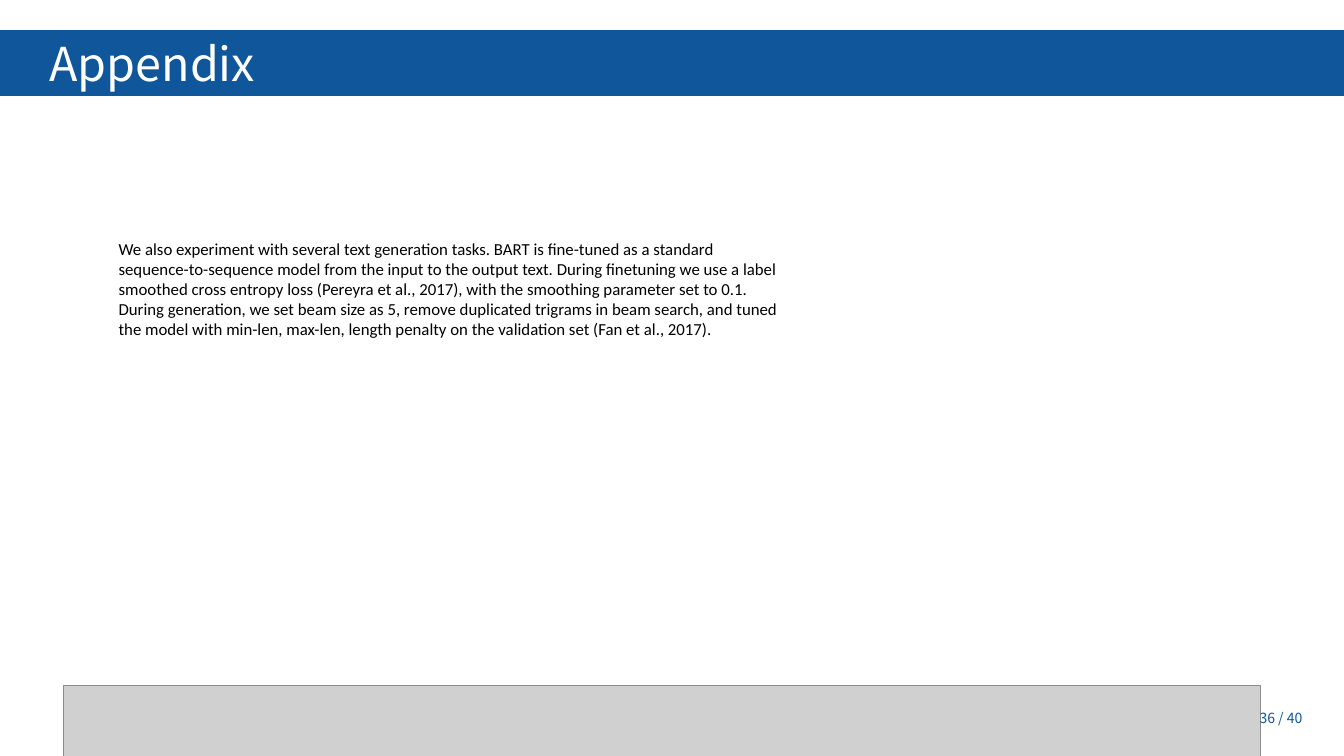
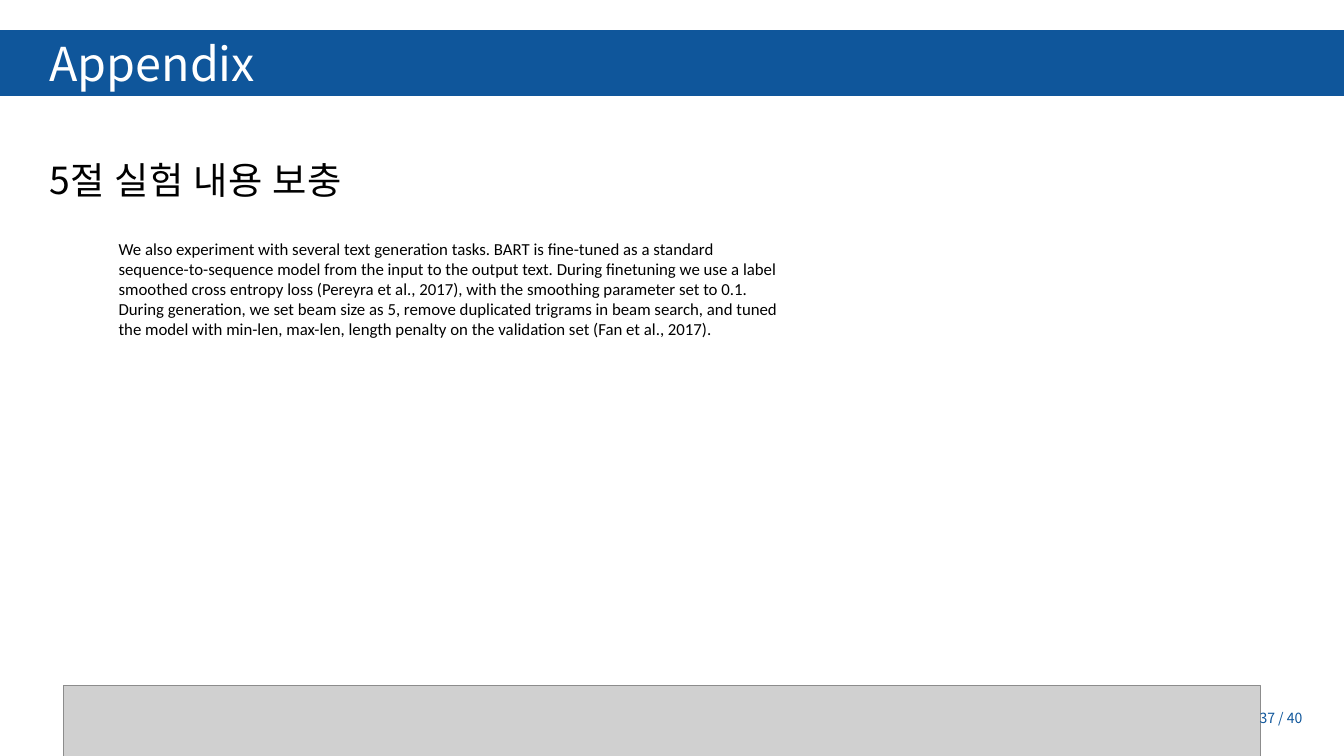
Before and after one commit to Tiabet/Paper-for-ML-DL, a slide deck: slide 37 of 세미나/BART_김정현.pptx (slide 36 before the commit). Drawn at 1344x756 pixels with LibreOffice and Linux fonts; fonts in the diff are those of the drawing; grey boxes stand for pictures; background and template pictures are left out. Boxes give left, top, right and bottom in pixels: in the first picture for what was removed or moved away, otherwise in the second. Text is boxed around its words. In the diff, an @@ line names an element or a change of style, - is before the commit and + after.

```diff
--- a/세미나/BART_김정현.pptx
+++ b/세미나/BART_김정현.pptx
@@ text added at bbox=[49, 162, 342, 197], 40 pt, text #000000 @@
+5절 실험 내용 보충
@@ page number at bbox=[1260, 709, 1303, 727]: text changed @@
-36 / 40
+37 / 40
```
Also in this commit, not shown: 3 other slides changed, 2 slides added, 13 other files.
